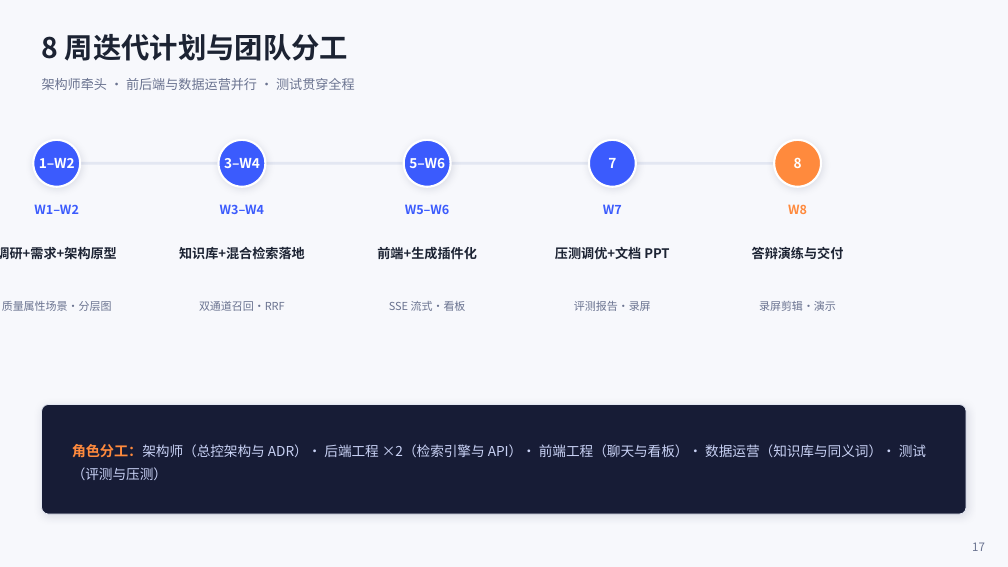
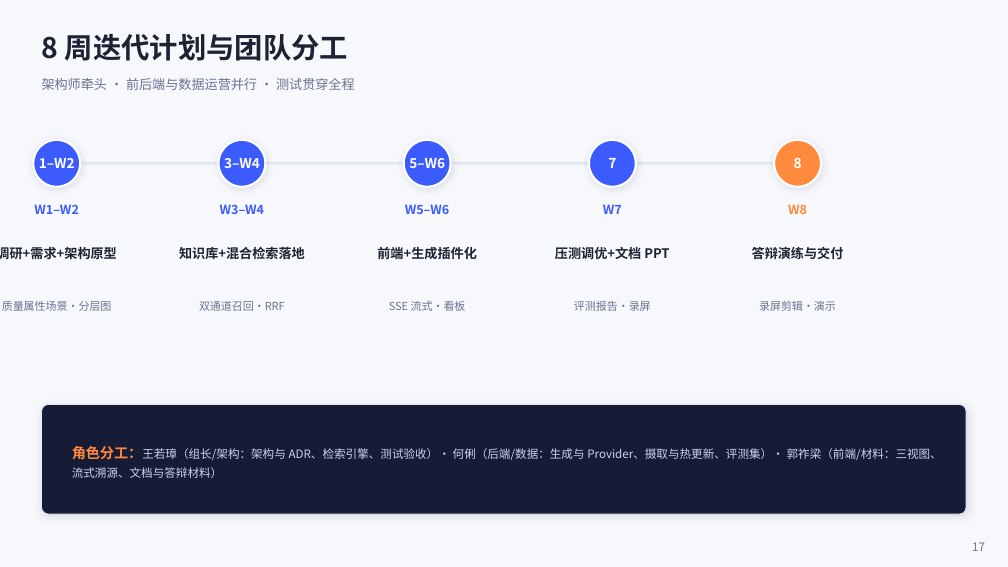
Before and after one commit to yelikour/campus-qa, a slide deck: slide 17 of ppt/智问校园CampusMind答辩PPT.pptx. Drawn at 1008x567 pixels with LibreOffice and Linux fonts; fonts in the diff are those of the drawing. Boxes give left, top, right and bottom in pixels: in the first picture for what was removed or moved away, otherwise in the second. Text is boxed around its words. In the diff, an @@ line names an element or a change of style, - is before the commit and + after.

```diff
--- a/ppt/智问校园CampusMind答辩PPT.pptx
+++ b/ppt/智问校园CampusMind答辩PPT.pptx
@@ text at (72, 446, 942, 478): text changed; size 13 to 11 pt @@
-角色分工：架构师（总控架构与 ADR）· 后端工程 ×2（检索引擎与 API）· 前端工程（聊天与看板）· 数据运营（知识库与同义词）· 测试（评测与压测）
+角色分工：王若璋（组长/架构：架构与 ADR、检索引擎、测试验收）· 何俐（后端/数据：生成与 Provider、摄取与热更新、评测集）· 郭祚梁（前端/材料：三视图、流式溯源、文档与答辩材料）
```
Also in this commit, not shown: 2 other slides changed, 8 other files.
